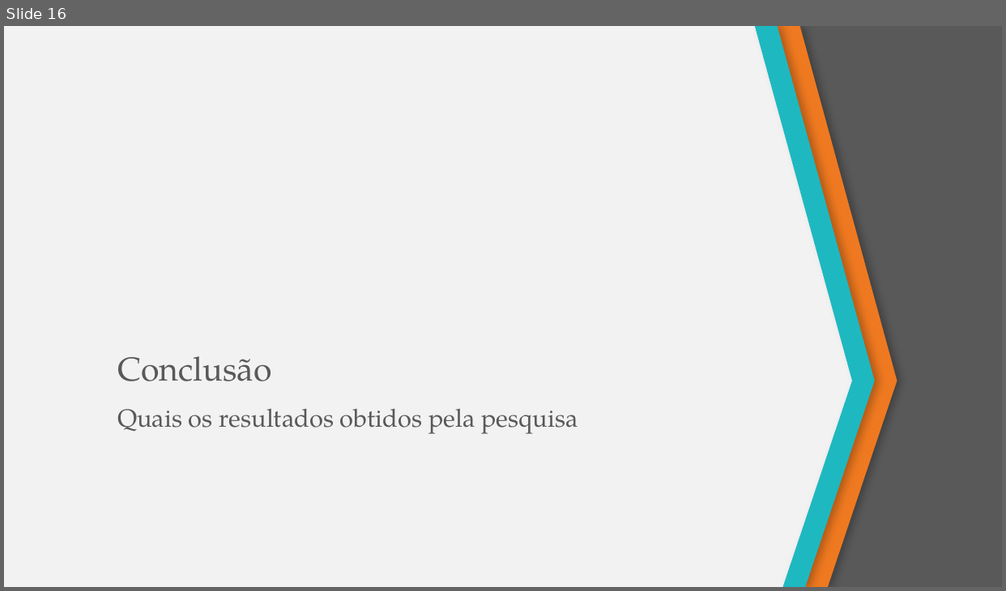
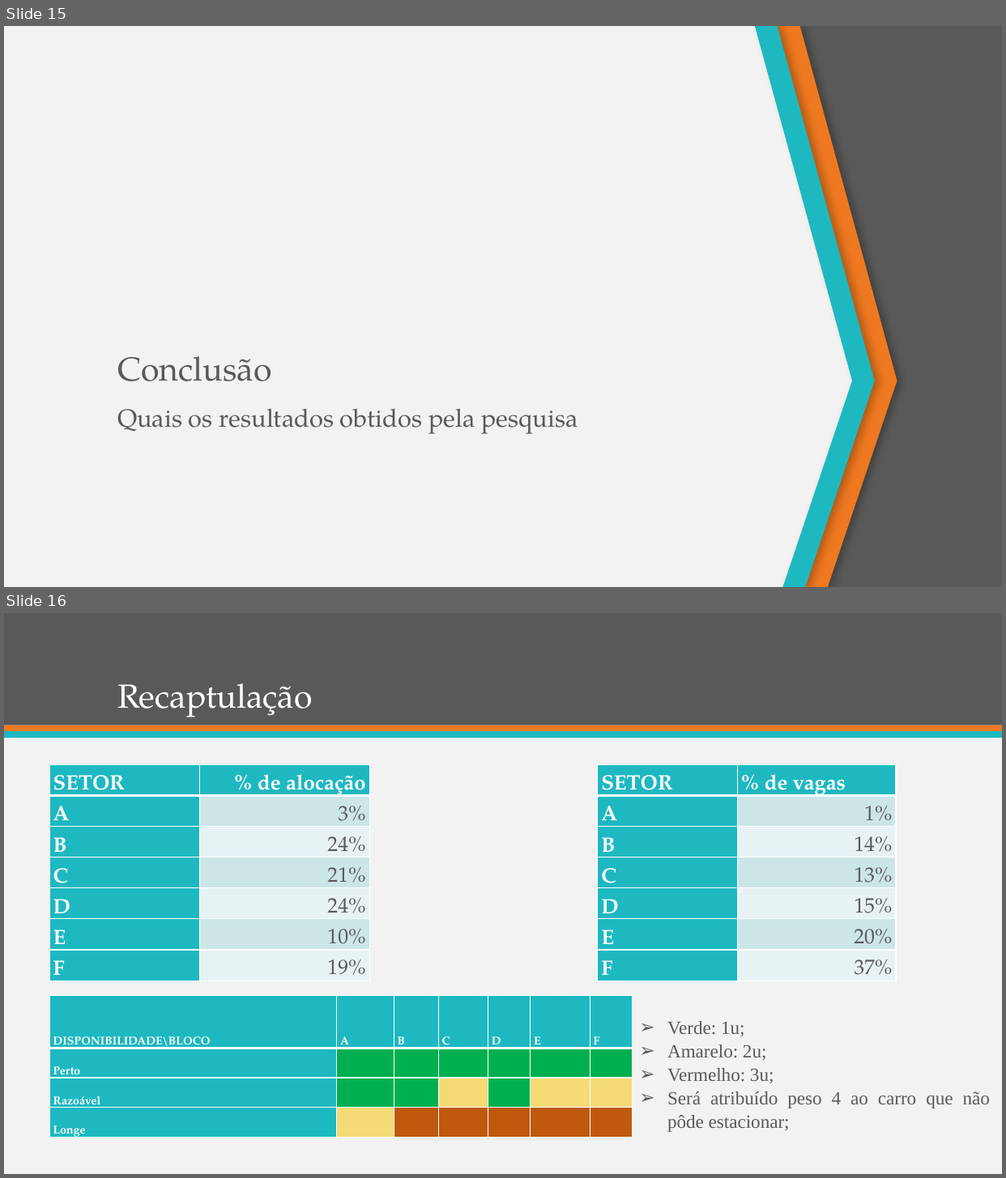
Before and after one commit to melize/Simulacao-Estacionamento-UNIVALI, a slide deck: Analise de Aplicacao para controle da superlotacao de.pptx. Shown one above the other, each under a label of ours: slide 16 before the commit, slides 15 and 16 after it. The pictures are 1006x591 and 1006x1178 pixels, drawn with LibreOffice and Linux fonts; fonts in the diff are those of the drawing. Boxes give left, top, right and bottom in pixels: in the first picture for what was removed or moved away, otherwise in the second. Text is boxed around its words. In the diff, an @@ line names an element or a change of style, - is before the commit and + after.

```diff
--- a/Analise de Aplicacao para controle da superlotacao de.pptx
+++ b/Analise de Aplicacao para controle da superlotacao de.pptx
@@ slide 16 added at (x1=4, y1=613, x2=1002, y2=1174), background #F2F2F2 @@
@@ rectangle added at (x1=4, y1=613, x2=1002, y2=726), fill #595959 @@
@@ title added at (x1=117, y1=683, x2=313, y2=717), 32 pt, text #FFFFFF @@
+Recaptulação
@@ rectangle added at (x1=4, y1=726, x2=1002, y2=732), fill #EF7920 @@
@@ rectangle added at (x1=4, y1=731, x2=1002, y2=738), fill #1EB8C1 @@
@@ table added at (x1=49, y1=765, x2=369, y2=986), 7 rows, 2 columns @@
+SETOR | % de alocação
+A | 3%
+B | 24%
+C | 21%
+D | 24%
+E | 10%
+F | 19%
@@ table added at (x1=598, y1=765, x2=897, y2=986), 7 rows, 2 columns @@
+SETOR | % de vagas
+A | 1%
+B | 14%
+C | 13%
+D | 15%
+E | 20%
+F | 37%
@@ table added at (x1=49, y1=995, x2=632, y2=1143), 4 rows, 7 columns @@
+DISPONIBILIDADE\BLOCO | A | B | C | D | E | F
+Perto |  |  |  |  |  | 
+Razoável |  |  |  |  |  | 
+Longe |  |  |  |  |  | 
@@ text added at (x1=667, y1=1021, x2=990, y2=1132), 18 pt, text #595959 @@
+➢ Verde: 1u;
+➢ Amarelo: 2u;
+➢ Vermelho: 3u;
+➢ Será atribuído peso 4 ao carro que não pôde estacionar;
@@ what was slide 16 is now slide 15 @@
```
Also in this commit, not shown: 3 other slides added, 8 slides removed, 1 other file.
